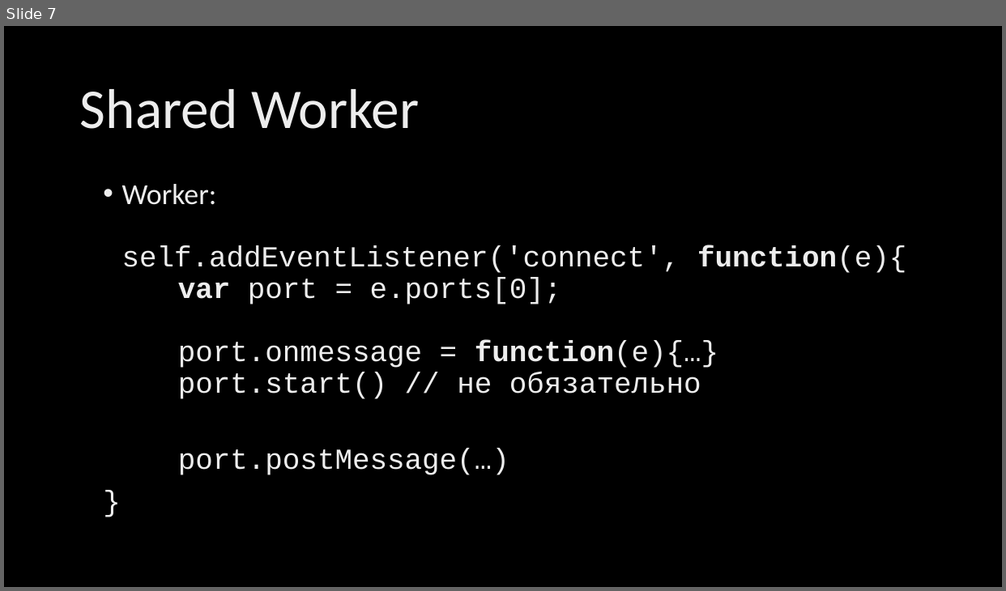
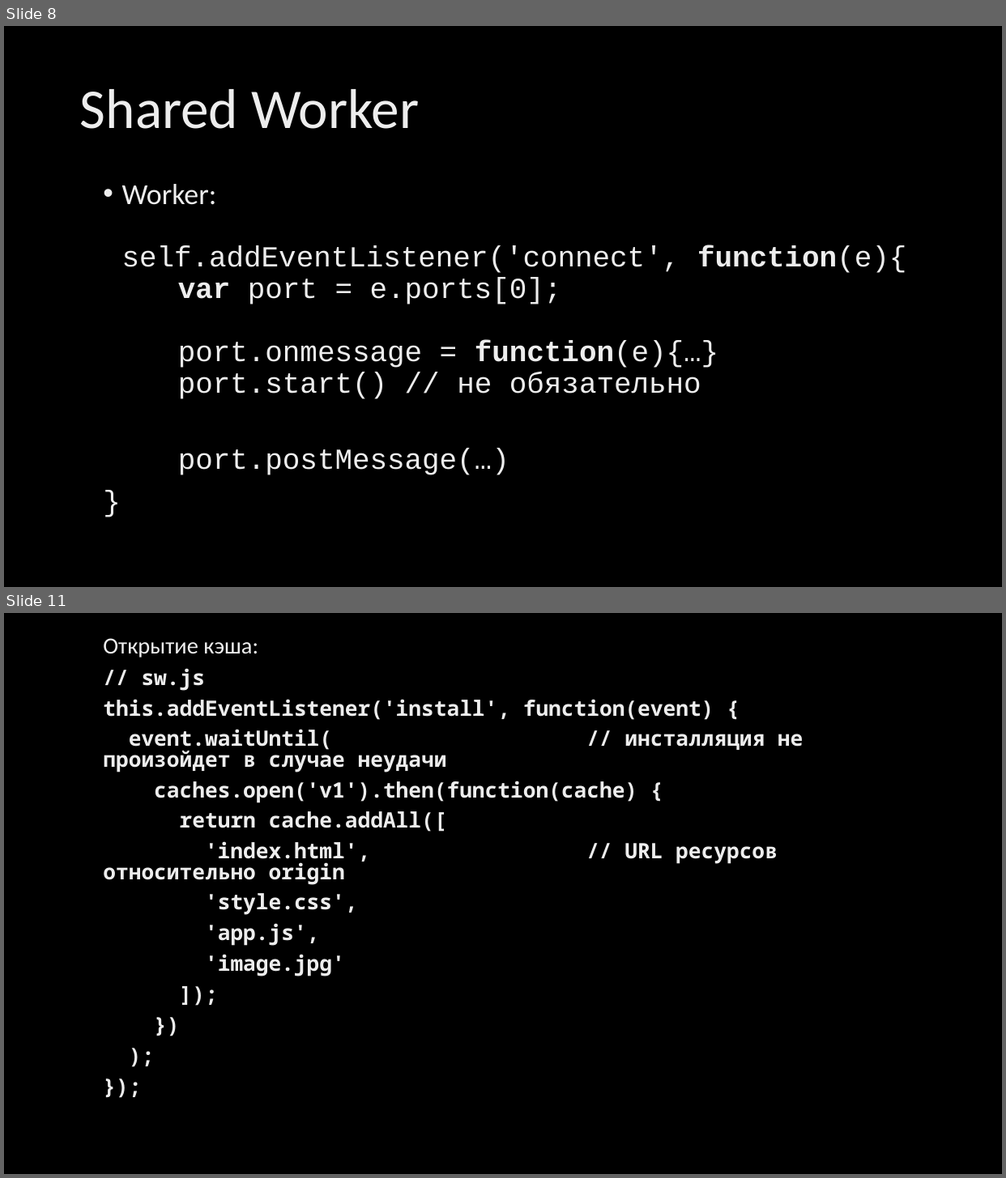
Before and after one commit to Godastan/js-examples, a slide deck: _techtalk/Workers.pptx. Shown one above the other, each under a label of ours: slide 7 before the commit, slides 8 and 11 after it; the slides between them are not shown. The pictures are 1006x591 and 1006x1178 pixels, drawn with LibreOffice and Linux fonts; fonts in the diff are those of the drawing; background and template pictures are left out. Boxes give left, top, right and bottom in pixels: in the first picture for what was removed or moved away, otherwise in the second. Text is boxed around its words. In the diff, an @@ line names an element or a change of style, - is before the commit and + after.

```diff
--- a/_techtalk/Workers.pptx
+++ b/_techtalk/Workers.pptx
@@ slide 11 added at box(4, 613, 1002, 1174), background picture (left out) @@
@@ text added at box(103, 638, 803, 977), 20.4 pt, text gradient #BFBFBF to #EDEDED to #FFFFFF, bold @@
+Открытие кэша:
+// sw.js
+this.addEventListener('install', function(event) {
+event.waitUntil( // инсталляция не произойдет в случае неудачи
+caches.open('v1').then(function(cache) {
+return cache.addAll([
+'index.html', // URL ресурсов относительно origin
+'style.css',
+'app.js',
+'image.jpg'
+]);
+})
+);
+});
@@ what was slide 7 is now slide 8 @@
```
Also in this commit, not shown: 1 slide changed, 4 other slides added, 6 other files.
